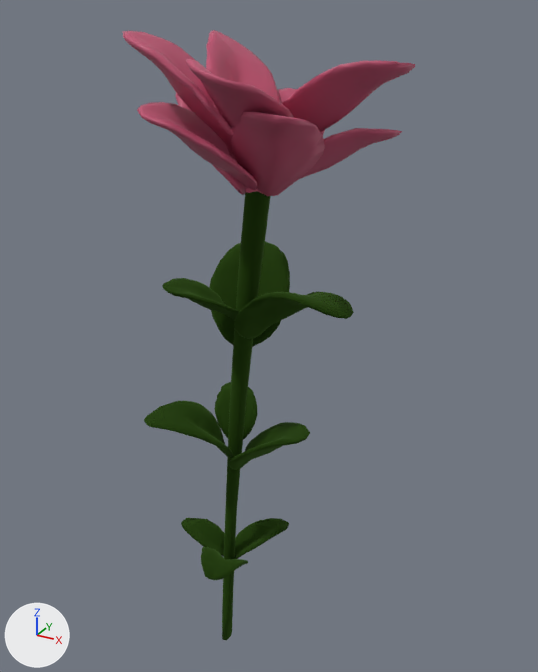
Before and after pictures for a commit that changed the FBX model ZTGKEngine/res/models/zagadka_kwiaty/kwiatek_czerwony.fbx.
Rendered twice from a 50 mm lens placed at (-10.103, -7.641, 3.343), pointed at (-11.042, -5.935, 2.49). The axes (+X, +Y, +Z) are drawn at lower left. The lights are the same throughout. Where no turn or scale is listed for an object, it has been applied to the vertices. Vertices at the same position are counted once.

Before the edit, the objects in view are built like this:
```python
me_merged_pm3d_sphere3d2_9_002 = bpy.data.meshes.new('Merged_PM3D_Sphere3D2_9.002')
me_merged_pm3d_sphere3d2_9_002.from_pydata(...)  # 2270 vertices, 4185 faces; spans x -0.15..0.55, y -0.37..0.34, z 1.35..3.32
# faces by material slot: [1755, 2368, 62]
me_merged_pm3d_sphere3d2_9_002.materials.append(mat_kwiatek_maly)  # dark green #416525
me_merged_pm3d_sphere3d2_9_002.materials.append(mat_platki_kwiatka_czerwone)  # pink #c15372
me_merged_pm3d_sphere3d2_9_002.materials.append(mat_kwiatek_srodek)  # orange #bc7123
ob_merged_pm3d_sphere3d2_9_002 = bpy.data.objects.new('Merged_PM3D_Sphere3D2_9.002', me_merged_pm3d_sphere3d2_9_002)
ob_merged_pm3d_sphere3d2_9_002.location = (-11.194, -5.985, -0.024)
```
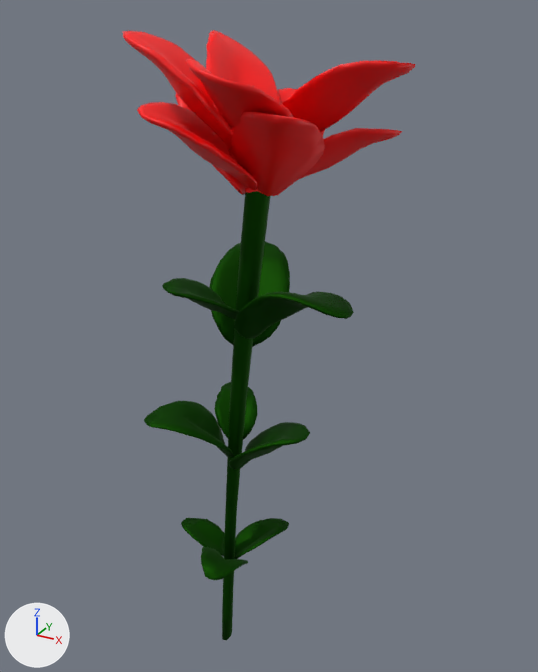
The newer file is also turned or shifted as a whole; pictures and numbers use the older file's frame.

Pixel boxes [x1, y1, x2, y2] of what changed, in the pictures (538 x 672 px):
part 1 of me_merged_pm3d_sphere3d2_9_002, recoloured (brown to red): [123, 30, 415, 196] in both

The change, as a diff of the scene's bpy script:
```diff
--- a/ZTGKEngine/res/models/zagadka_kwiaty/kwiatek_czerwony.fbx.py
+++ b/ZTGKEngine/res/models/zagadka_kwiaty/kwiatek_czerwony.fbx.py
@@ img_kwiatek_normal_5_png @@
+img_kwiatek_normal_5_png = load_image('kwiatek_normal_5.png', '_unpacked/kwiatek_normal_5.png', 2048, 2048, 'Non-Color')
@@ img_kwiatek_diffuse_6_png @@
+img_kwiatek_diffuse_6_png = load_image('kwiatek_diffuse_6.png', '_unpacked/kwiatek_diffuse_6.png', 2048, 2048, 'sRGB')
@@ mat_platki_kwiatka_czer @@
+mat_platki_kwiatka_czer = bpy.data.materials.new('platki_kwiatka_czer')
+# uses the picture img_kwiatek_diffuse_6_png
+# uses the picture img_kwiatek_normal_5_png
@@ me_merged_pm3d_sphere3d2_9_002 @@
 me_merged_pm3d_sphere3d2_9_002.from_pydata(...)  # 2270 vertices, 4185 faces; spans x -0.15..0.55, y -0.37..0.34, z 1.35..3.32
 # used by ob_merged_pm3d_sphere3d2_9_002; location = (-11.194, -5.985, -0.024)
+# me_merged_pm3d_sphere3d2_9_002 part 1: 2356 of the faces centred in x -0.12..0.55, y -0.36..0.34, z 2.93..3.32 switch from mat_platki_kwiatka_czerwone (pink #c15372) to mat_platki_kwiatka_czer
 me_merged_pm3d_sphere3d2_9_002.materials.append(mat_kwiatek_maly)
```
